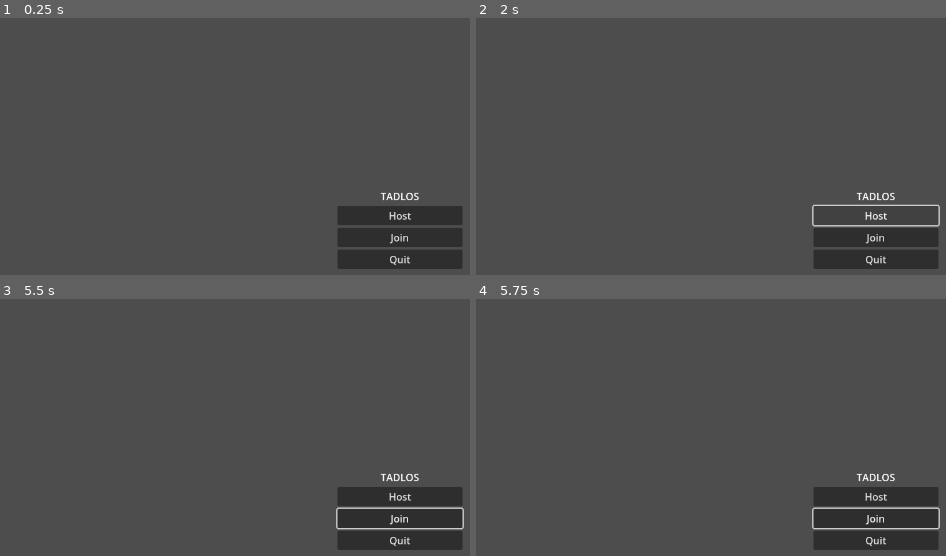
Above: before the commit, frames 1-4 (two rows, left to right).
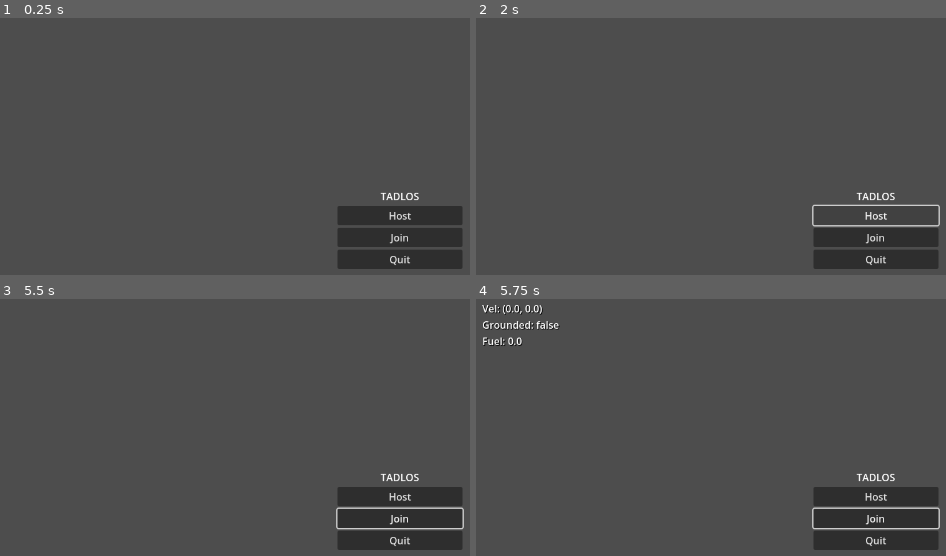
Above: after the commit, the same moments.

Repository: kfiggins/tadlos
Game: Godot game, scene res://scenes/Main.tscn
Same seed, same stepped clock (60 frames per second), same inputs: the game is played once before the commit and once after it.
Inputs (mouse positions are in pixels of both pictures, inside the frame that each line leads up to):
- Up to frame 1 (0.25 s): no input
- Up to frame 2 (2 s): tap Enter at 0.5 s; move the mouse to (outside the picture) at 0.52 s; hold D (move_right, bound only after the commit) 0.53-1.25 s; hold Shift (jetpack, bound only after the commit) 0.53-1.25 s; tap Ctrl (dive, bound only after the commit) at 0.6 s; tap Space (jump, bound only after the commit) at 0.77, 1.07 s; click "Host" at 1.25 s
- Up to frame 3 (5.5 s): click "Join" at 2 s; move the mouse to (239, 543) at 2.77 s; hold D (move_right, bound only after the commit) 2.78-3.53 s; tap Shift (jetpack, bound only after the commit) at 2.85, 4.35 s; tap Ctrl (dive, bound only after the commit) at 3.05, 3.6, 4.55, 5.1 s; move the mouse to (outside the picture) at 3.52 s; hold A (move_left, bound only after the commit) 3.53-4.28 s; hold Shift (jetpack, bound only after the commit) 3.53-4.28 s; move the mouse to (outside the picture) at 4.27 s; hold D (move_right, bound only after the commit) from 4.28 s (still down); move the mouse to (outside the picture) at 5.02 s; hold Shift (jetpack, bound only after the commit) from 5.03 s (still down)
- Up to frame 4 (5.75 s): keep holding D (move_right, bound only after the commit); keep holding Shift (jetpack, bound only after the commit); tap F1 (debug_toggle, bound only after the commit) at 5.65 s

Frames 1-3 are identical in both runs. In frame 4, 0.7% of the frame differs, in the area x 1-18%, y 2-19%.

Commit message:
Phase 1: local movement prototype with player controller and tests
Add CharacterBody2D player with run, jump, jetpack, and dive mechanics.
Movement math is a pure static function (calculate_velocity) for future
server/prediction reuse. Includes F1 debug overlay, input mappings,
test map with platforms, and 19 new movement/jetpack tests (44 total).

Co-Authored-By: Claude Opus 4.6 <noreply@anthropic.com>

Diff:
--- a/project.godot
+++ b/project.godot
@@ -20,6 +20,48 @@
 window/size/viewport_width=1280
 window/size/viewport_height=720
 
+[input]
+
+move_left={
+"deadzone": 0.5,
+"events": [Object(InputEventKey,"resource_local_to_scene":false,"resource_name":"","device":-1,"window_id":0,"alt_pressed":false,"shift_pressed":false,"ctrl_pressed":false,"meta_pressed":false,"pressed":false,"keycode":0,"physical_keycode":65,"key_label":0,"unicode":97,"location":0,"echo":false,"script":null)
+, Object(InputEventKey,"resource_local_to_scene":false,"resource_name":"","device":-1,"window_id":0,"alt_pressed":false,"shift_pressed":false,"ctrl_pressed":false,"meta_pressed":false,"pressed":false,"keycode":0,"physical_keycode":4194319,"key_label":0,"unicode":0,"location":0,"echo":false,"script":null)
+]
+}
+move_right={
+"deadzone": 0.5,
+"events": [Object(InputEventKey,"resource_local_to_scene":false,"resource_name":"","device":-1,"window_id":0,"alt_pressed":false,"shift_pressed":false,"ctrl_pressed":false,"meta_pressed":false,"pressed":false,"keycode":0,"physical_keycode":68,"key_label":0,"unicode":100,"location":0,"echo":false,"script":null)
+, Object(InputEventKey,"resource_local_to_scene":false,"resource_name":"","device":-1,"window_id":0,"alt_pressed":false,"shift_pressed":false,"ctrl_pressed":false,"meta_pressed":false,"pressed":false,"keycode":0,"physical_keycode":4194321,"key_label":0,"unicode":0,"location":0,"echo":false,"script":null)
+]
+}
+jump={
+"deadzone": 0.5,
+"events": [Object(InputEventKey,"resource_local_to_scene":false,"resource_name":"","device":-1,"window_id":0,"alt_pressed":false,"shift_pressed":false,"ctrl_pressed":false,"meta_pressed":false,"pressed":false,"keycode":0,"physical_keycode":32,"key_label":0,"unicode":32,"location":0,"echo":false,"script":null)
+, Object(InputEventKey,"resource_local_to_scene":false,"resource_name":"","device":-1,"window_id":0,"alt_pressed":false,"shift_pressed":false,"ctrl_pressed":false,"meta_pressed":false,"pressed":false,"keycode":0,"physical_keycode":87,"key_label":0,"unicode":119,"location":0,"echo":false,"script":null)
+, Object(InputEventKey,"resource_local_to_scene":false,"resource_name":"","device":-1,"window_id":0,"alt_pressed":false,"shift_pressed":false,"ctrl_pressed":false,"meta_pressed":false,"pressed":false,"keycode":0,"physical_keycode":4194320,"key_label":0,"unicode":0,"location":0,"echo":false,"script":null)
+]
+}
+jetpack={
+"deadzone": 0.5,
+"events": [Object(InputEventKey,"resource_local_to_scene":false,"resource_name":"","device":-1,"window_id":0,"alt_pressed":false,"shift_pressed":false,"ctrl_pressed":false,"meta_pressed":false,"pressed":false,"keycode":0,"physical_keycode":4194325,"key_label":0,"unicode":0,"location":0,"echo":false,"script":null)
+]
+}
+dive={
+"deadzone": 0.5,
+"events": [Object(InputEventKey,"resource_local_to_scene":false,"resource_name":"","device":-1,"window_id":0,"alt_pressed":false,"shift_pressed":false,"ctrl_pressed":false,"meta_pressed":false,"pressed":false,"keycode":0,"physical_keycode":4194326,"key_label":0,"unicode":0,"location":0,"echo":false,"script":null)
+]
+}
+fire={
+"deadzone": 0.5,
+"events": [Object(InputEventMouseButton,"resource_local_to_scene":false,"resource_name":"","device":-1,"window_id":0,"alt_pressed":false,"shift_pressed":false,"ctrl_pressed":false,"meta_pressed":false,"button_mask":1,"position":Vector2(0, 0),"global_position":Vector2(0, 0),"factor":1.0,"button_index":1,"canceled":false,"pressed":true,"double_click":false,"script":null)
+]
+}
+debug_toggle={
+"deadzone": 0.5,
+"events": [Object(InputEventKey,"resource_local_to_scene":false,"resource_name":"","device":-1,"window_id":0,"alt_pressed":false,"shift_pressed":false,"ctrl_pressed":false,"meta_pressed":false,"pressed":false,"keycode":0,"physical_keycode":4194332,"key_label":0,"unicode":0,"location":0,"echo":false,"script":null)
+]
+}
+
 [rendering]
 
 renderer/rendering_method="gl_compatibility"
--- /dev/null
+++ b/scenes/MovementTestMap.tscn
@@ -0,0 +1,78 @@
+[gd_scene load_steps=3 format=3 uid="uid://dmtm1a2b3c4d5"]
+
+[ext_resource type="PackedScene" uid="uid://dpl1a2b3c4d5" path="res://scenes/Player.tscn" id="1_player"]
+
+[sub_resource type="RectangleShape2D" id="RectangleShape2D_floor"]
+size = Vector2(2000, 32)
+
+[node name="MovementTestMap" type="Node2D"]
+
+[node name="Player" parent="." instance=ExtResource("1_player")]
+position = Vector2(400, 280)
+
+[node name="Floor" type="StaticBody2D" parent="."]
+position = Vector2(600, 320)
+
+[node name="FloorShape" type="CollisionShape2D" parent="Floor"]
+shape = SubResource("RectangleShape2D_floor")
+
+[node name="FloorVisual" type="ColorRect" parent="Floor"]
+offset_left = -1000.0
+offset_top = -16.0
+offset_right = 1000.0
+offset_bottom = 16.0
+color = Color(0.4, 0.4, 0.4, 1)
+
+[node name="Platform1" type="StaticBody2D" parent="."]
+position = Vector2(200, 200)
+
+[node name="PlatShape" type="CollisionShape2D" parent="Platform1"]
+shape = SubResource("RectangleShape2D_floor")
+
+[node name="PlatVisual" type="ColorRect" parent="Platform1"]
+offset_left = -100.0
+offset_top = -8.0
+offset_right = 100.0
+offset_bottom = 8.0
+color = Color(0.5, 0.35, 0.2, 1)
+
+[node name="Platform2" type="StaticBody2D" parent="."]
+position = Vector2(700, 120)
+
+[node name="PlatShape" type="CollisionShape2D" parent="Platform2"]
+shape = SubResource("RectangleShape2D_floor")
+
+[node name="PlatVisual" type="ColorRect" parent="Platform2"]
+offset_left = -120.0
+offset_top = -8.0
+offset_right = 120.0
+offset_bottom = 8.0
+color = Color(0.5, 0.35, 0.2, 1)
+
+[node name="WallLeft" type="StaticBody2D" parent="."]
+position = Vector2(-400, 160)
+
+[node name="WallShape" type="CollisionShape2D" parent="WallLeft"]
+shape = SubResource("RectangleShape2D_floor")
+rotation = 1.5708
+
+[node name="WallVisual" type="ColorRect" parent="WallLeft"]
+offset_left = -16.0
+offset_top = -200.0
+offset_right = 16.0
+offset_bottom = 200.0
+color = Color(0.3, 0.3, 0.3, 1)
+
+[node name="WallRight" type="StaticBody2D" parent="."]
+position = Vector2(1600, 160)
+
+[node name="WallShape" type="CollisionShape2D" parent="WallRight"]
+shape = SubResource("RectangleShape2D_floor")
+rotation = 1.5708
+
+[node name="WallVisual" type="ColorRect" parent="WallRight"]
+offset_left = -16.0
+offset_top = -200.0
+offset_right = 16.0
+offset_bottom = 200.0
+color = Color(0.3, 0.3, 0.3, 1)
--- /dev/null
+++ b/scenes/Player.tscn
@@ -0,0 +1,16 @@
+[gd_scene load_steps=3 format=3 uid="uid://dpl1a2b3c4d5"]
+
+[ext_resource type="Script" path="res://scripts/player/PlayerController.gd" id="1_player"]
+
+[sub_resource type="RectangleShape2D" id="RectangleShape2D_col"]
+size = Vector2(24, 48)
+
+[node name="Player" type="CharacterBody2D"]
+script = ExtResource("1_player")
+
+[node name="CollisionShape2D" type="CollisionShape2D" parent="."]
+shape = SubResource("RectangleShape2D_col")
+
+[node name="Sprite2D" type="Sprite2D" parent="."]
+
+[node name="Camera2D" type="Camera2D" parent="."]
--- a/scripts/Debug.gd
+++ b/scripts/Debug.gd
@@ -1,15 +1,66 @@
 extends Node
 
-## Debug logging helper with category-based toggles.
+## Debug logging helper with category-based toggles and F1 overlay.
 ## Registered as an autoload so any script can call Debug.log(...).
 
-# Future feature toggles (used in later phases)
+# Feature toggles
 var draw_hitboxes: bool = false
 var show_ping: bool = false
 var show_velocity: bool = false
 
+# Overlay state
+var _overlay_visible: bool = false
+var _overlay_label: Label = null
+
 # Category enable/disable map
 var _enabled_categories: Dictionary = {}
+
+# Overlay data (set by PlayerController each frame)
+var _overlay_data: Dictionary = {}
+
+
+func _ready() -> void:
+	_create_overlay()
+
+
+func _input(event: InputEvent) -> void:
+	if event.is_action_pressed("debug_toggle"):
+		_overlay_visible = not _overlay_visible
+		_overlay_label.visible = _overlay_visible
+
+
+func _process(_delta: float) -> void:
+	if _overlay_visible and _overlay_label != null:
+		_update_overlay_text()
+
+
+func _create_overlay() -> void:
+	var canvas := CanvasLayer.new()
+	canvas.layer = 100
+	add_child(canvas)
+
+	_overlay_label = Label.new()
+	_overlay_label.position = Vector2(10, 10)
+	_overlay_label.visible = false
+	_overlay_label.add_theme_color_override("font_color", Color.WHITE)
+	_overlay_label.add_theme_color_override("font_shadow_color", Color.BLACK)
+	_overlay_label.add_theme_constant_override("shadow_offset_x", 1)
+	_overlay_label.add_theme_constant_override("shadow_offset_y", 1)
+	canvas.add_child(_overlay_label)
+
+
+func _update_overlay_text() -> void:
+	var vel: Vector2 = _overlay_data.get("velocity", Vector2.ZERO)
+	var grounded: bool = _overlay_data.get("grounded", false)
+	var fuel: float = _overlay_data.get("fuel", 0.0)
+
+	_overlay_label.text = "Vel: (%.1f, %.1f)\nGrounded: %s\nFuel: %.1f" % [
+		vel.x, vel.y, str(grounded), fuel
+	]
+
+
+func set_overlay_data(data: Dictionary) -> void:
+	_overlay_data = data
 
 
 func enable_category(category: String) -> void:
--- a/scripts/TestRunner.gd
+++ b/scripts/TestRunner.gd
@@ -6,6 +6,8 @@
 var _test_scenes: Array[String] = [
 	"res://tests/test_asserts.tscn",
 	"res://tests/test_scene_loads.tscn",
+	"res://tests/test_movement_basic.tscn",
+	"res://tests/test_jetpack_fuel.tscn",
 ]
 
 var _total_passed: int = 0
--- /dev/null
+++ b/scripts/player/MovementTuning.gd
@@ -0,0 +1,16 @@
+class_name MovementTuning
+
+## All tunable movement constants. No magic numbers in the controller.
+
+const MAX_SPEED := 300.0
+const GROUND_ACCEL := 1500.0
+const AIR_ACCEL := 800.0
+const JUMP_VELOCITY := -400.0
+const GRAVITY := 980.0
+const GROUND_FRICTION := 0.85
+const AIR_FRICTION := 0.95
+const JETPACK_FORCE := -600.0
+const JETPACK_MAX_FUEL := 100.0
+const JETPACK_BURN_RATE := 50.0
+const JETPACK_RECHARGE_RATE := 25.0
+const DIVE_IMPULSE := 500.0
--- /dev/null
+++ b/scripts/player/PlayerController.gd
@@ -0,0 +1,127 @@
+class_name PlayerController
+extends CharacterBody2D
+
+## Player controller — handles input sampling, movement simulation, and facing.
+## Movement math is in calculate_velocity() so it can be reused by server/prediction.
+
+var fuel: float = MovementTuning.JETPACK_MAX_FUEL
+var aim_angle: float = 0.0
+var _facing_right: bool = true
+
+
+func _physics_process(delta: float) -> void:
+	var input := sample_input()
+	var state := _build_state()
+	var result := calculate_velocity(state, input, delta)
+
+	# Apply the computed velocity
+	velocity = result.velocity
+	fuel = result.fuel
+
+	# Collision resolution via Godot
+	move_and_slide()
+
+	# Update facing direction based on aim
+	_update_facing(input.aim_angle)
+
+	# Push data to debug overlay
+	Debug.set_overlay_data({
+		"velocity": velocity,
+		"grounded": is_on_floor(),
+		"fuel": fuel,
+	})
+
+
+## Reads current input actions and mouse aim. Separated from simulation.
+func sample_input() -> Dictionary:
+	var move_dir := 0.0
+	if Input.is_action_pressed("move_right"):
+		move_dir += 1.0
+	if Input.is_action_pressed("move_left"):
+		move_dir -= 1.0
+
+	var mouse_pos := get_global_mouse_position()
+	aim_angle = global_position.angle_to_point(mouse_pos)
+
+	return {
+		"move_dir": move_dir,
+		"jump": Input.is_action_just_pressed("jump"),
+		"jetpack": Input.is_action_pressed("jetpack"),
+		"dive": Input.is_action_just_pressed("dive"),
+		"aim_angle": aim_angle,
+	}
+
+
+## Build state dict from current player state.
+func _build_state() -> Dictionary:
+	return {
+		"velocity": velocity,
+		"grounded": is_on_floor(),
+		"fuel": fuel,
+	}
+
+
+## Pure movement calculation. Given state + input + delta, returns new velocity and fuel.
+## Collision resolution happens separately via move_and_slide().
+static func calculate_velocity(state: Dictionary, input: Dictionary, delta: float) -> Dictionary:
+	var vel: Vector2 = state.velocity
+	var grounded: bool = state.grounded
+	var cur_fuel: float = state.fuel
+
+	var move_dir: float = input.move_dir
+	var wants_jump: bool = input.jump
+	var wants_jetpack: bool = input.jetpack
+	var wants_dive: bool = input.dive
+
+	# --- Horizontal movement ---
+	var accel := MovementTuning.GROUND_ACCEL if grounded else MovementTuning.AIR_ACCEL
+	if move_dir != 0.0:
+		vel.x += move_dir * accel * delta
+		vel.x = clampf(vel.x, -MovementTuning.MAX_SPEED, MovementTuning.MAX_SPEED)
+	else:
+		# Apply friction when no input
+		var friction := MovementTuning.GROUND_FRICTION if grounded else MovementTuning.AIR_FRICTION
+		vel.x *= friction
+
+	# --- Gravity ---
+	if not grounded:
+		vel.y += MovementTuning.GRAVITY * delta
+
+	# --- Jump ---
+	if wants_jump and grounded:
+		vel.y = MovementTuning.JUMP_VELOCITY
+
+	# --- Jetpack ---
+	if wants_jetpack and cur_fuel > 0.0:
+		vel.y += MovementTuning.JETPACK_FORCE * delta
+		cur_fuel -= MovementTuning.JETPACK_BURN_RATE * delta
+		cur_fuel = maxf(cur_fuel, 0.0)
+	elif grounded and not wants_jetpack:
+		# Recharge fuel on ground when not using jetpack
+		cur_fuel += MovementTuning.JETPACK_RECHARGE_RATE * delta
+		cur_fuel = minf(cur_fuel, MovementTuning.JETPACK_MAX_FUEL)
+
+	# --- Dive / roll ---
+	if wants_dive:
+		if move_dir != 0.0:
+			vel.x += move_dir * MovementTuning.DIVE_IMPULSE
+		elif vel.x > 0.0:
+			vel.x += MovementTuning.DIVE_IMPULSE
+		else:
+			vel.x -= MovementTuning.DIVE_IMPULSE
+
+	return {
+		"velocity": vel,
+		"fuel": cur_fuel,
+	}
+
+
+func _update_facing(angle: float) -> void:
+	# Aim angle from angle_to_point: 0 = right, PI/-PI = left
+	# Mouse to the right of player means cos(angle) < 0 (angle_to_point convention)
+	# Actually, angle_to_point gives angle FROM self TO target, so:
+	#   mouse right of player → angle is between -PI/2 and PI/2
+	var should_face_right := cos(angle) < 0.0
+	if should_face_right != _facing_right:
+		_facing_right = should_face_right
+		$Sprite2D.flip_h = not _facing_right
--- /dev/null
+++ b/tests/test_jetpack_fuel.gd
@@ -0,0 +1,80 @@
+extends Node
+
+## Tests for jetpack fuel consumption and recharging.
+
+const DELTA := 1.0 / 60.0
+
+
+func run_tests() -> void:
+	_test_initial_fuel_is_max()
+	_test_jetpack_consumes_fuel()
+	_test_jetpack_provides_upward_thrust()
+	_test_jetpack_stops_at_zero_fuel()
+	_test_fuel_recharges_on_ground()
+	_test_fuel_does_not_recharge_in_air()
+	_test_fuel_capped_at_max()
+
+
+func _make_state(vel := Vector2.ZERO, grounded := true, cur_fuel := MovementTuning.JETPACK_MAX_FUEL) -> Dictionary:
+	return {"velocity": vel, "grounded": grounded, "fuel": cur_fuel}
+
+
+func _make_input(move_dir := 0.0, jump := false, jetpack := false, dive := false, aim := 0.0) -> Dictionary:
+	return {"move_dir": move_dir, "jump": jump, "jetpack": jetpack, "dive": dive, "aim_angle": aim}
+
+
+func _test_initial_fuel_is_max() -> void:
+	var state := _make_state()
+	Assert.assert_eq(state.fuel, MovementTuning.JETPACK_MAX_FUEL, "Initial fuel is max")
+
+
+func _test_jetpack_consumes_fuel() -> void:
+	var state := _make_state(Vector2.ZERO, false)
+	var input := _make_input(0.0, false, true)
+	var result := PlayerController.calculate_velocity(state, input, DELTA)
+	Assert.assert_lt(result.fuel, MovementTuning.JETPACK_MAX_FUEL, "Jetpack use decreases fuel")
+
+
+func _test_jetpack_provides_upward_thrust() -> void:
+	var state := _make_state(Vector2.ZERO, false)
+	var input := _make_input(0.0, false, true)
+	var result := PlayerController.calculate_velocity(state, input, DELTA)
+	# Gravity pulls down, jetpack pushes up — net should be negative if jetpack is strong enough
+	var gravity_only_state := _make_state(Vector2.ZERO, false)
+	var gravity_only_input := _make_input()
+	var gravity_result := PlayerController.calculate_velocity(gravity_only_state, gravity_only_input, DELTA)
+	Assert.assert_lt(result.velocity.y, gravity_result.velocity.y, "Jetpack thrust counters gravity")
+
+
+func _test_jetpack_stops_at_zero_fuel() -> void:
+	var state := _make_state(Vector2.ZERO, false, 0.0)
+	var input := _make_input(0.0, false, true)
+	var result := PlayerController.calculate_velocity(state, input, DELTA)
+	# With 0 fuel, jetpack should not fire — only gravity applies
+	var no_jetpack_result := PlayerController.calculate_velocity(state, _make_input(), DELTA)
+	Assert.assert_eq(result.velocity.y, no_jetpack_result.velocity.y, "No jetpack thrust at zero fuel")
+	Assert.assert_eq(result.fuel, 0.0, "Fuel stays at zero")
+
+
+func _test_fuel_recharges_on_ground() -> void:
+	var low_fuel := 50.0
+	var state := _make_state(Vector2.ZERO, true, low_fuel)
+	var input := _make_input()  # no jetpack pressed
+	var result := PlayerController.calculate_velocity(state, input, DELTA)
+	Assert.assert_gt(result.fuel, low_fuel, "Fuel recharges on ground")
+
+
+func _test_fuel_does_not_recharge_in_air() -> void:
+	var low_fuel := 50.0
+	var state := _make_state(Vector2.ZERO, false, low_fuel)
+	var input := _make_input()  # no jetpack pressed, in air
+	var result := PlayerController.calculate_velocity(state, input, DELTA)
+	Assert.assert_eq(result.fuel, low_fuel, "Fuel does not recharge in air")
+
+
+func _test_fuel_capped_at_max() -> void:
+	# Fuel at max, on ground, not using jetpack — should not exceed max
+	var state := _make_state(Vector2.ZERO, true, MovementTuning.JETPACK_MAX_FUEL)
+	var input := _make_input()
+	var result := PlayerController.calculate_velocity(state, input, DELTA)
+	Assert.assert_true(result.fuel <= MovementTuning.JETPACK_MAX_FUEL, "Fuel capped at max")
--- /dev/null
+++ b/tests/test_jetpack_fuel.tscn
@@ -0,0 +1,6 @@
+[gd_scene load_steps=2 format=3 uid="uid://bjf1a2b3c4d5"]
+
+[ext_resource type="Script" path="res://tests/test_jetpack_fuel.gd" id="1_test"]
+
+[node name="TestJetpackFuel" type="Node"]
+script = ExtResource("1_test")
--- /dev/null
+++ b/tests/test_movement_basic.gd
@@ -0,0 +1,94 @@
+extends Node
+
+## Tests for basic movement via the pure calculate_velocity() function.
+
+const DELTA := 1.0 / 60.0
+
+
+func run_tests() -> void:
+	_test_right_movement_accelerates()
+	_test_left_movement_accelerates()
+	_test_velocity_clamped_to_max()
+	_test_ground_friction_decelerates()
+	_test_gravity_applied_in_air()
+	_test_no_gravity_on_ground()
+	_test_jump_sets_negative_y_velocity()
+	_test_jump_only_when_grounded()
+	_test_air_accel_less_than_ground()
+
+
+func _make_state(vel := Vector2.ZERO, grounded := true, cur_fuel := MovementTuning.JETPACK_MAX_FUEL) -> Dictionary:
+	return {"velocity": vel, "grounded": grounded, "fuel": cur_fuel}
+
+
+func _make_input(move_dir := 0.0, jump := false, jetpack := false, dive := false, aim := 0.0) -> Dictionary:
+	return {"move_dir": move_dir, "jump": jump, "jetpack": jetpack, "dive": dive, "aim_angle": aim}
+
+
+func _test_right_movement_accelerates() -> void:
+	var state := _make_state()
+	var input := _make_input(1.0)
+	var result := PlayerController.calculate_velocity(state, input, DELTA)
+	Assert.assert_gt(result.velocity.x, 0.0, "Moving right produces positive x velocity")
+
+
+func _test_left_movement_accelerates() -> void:
+	var state := _make_state()
+	var input := _make_input(-1.0)
+	var result := PlayerController.calculate_velocity(state, input, DELTA)
+	Assert.assert_lt(result.velocity.x, 0.0, "Moving left produces negative x velocity")
+
+
+func _test_velocity_clamped_to_max() -> void:
+	# Start at max speed and try to accelerate more
+	var state := _make_state(Vector2(MovementTuning.MAX_SPEED, 0))
+	var input := _make_input(1.0)
+	var result := PlayerController.calculate_velocity(state, input, DELTA)
+	Assert.assert_true(result.velocity.x <= MovementTuning.MAX_SPEED, "Velocity clamped to MAX_SPEED")
+
+
+func _test_ground_friction_decelerates() -> void:
+	var state := _make_state(Vector2(200.0, 0))
+	var input := _make_input()  # no movement input
+	var result := PlayerController.calculate_velocity(state, input, DELTA)
+	Assert.assert_lt(result.velocity.x, 200.0, "Ground friction reduces velocity")
+	Assert.assert_gt(result.velocity.x, 0.0, "Friction doesn't reverse direction")
+
+
+func _test_gravity_applied_in_air() -> void:
+	var state := _make_state(Vector2.ZERO, false)
+	var input := _make_input()
+	var result := PlayerController.calculate_velocity(state, input, DELTA)
+	Assert.assert_gt(result.velocity.y, 0.0, "Gravity increases y velocity in air")
+
+
+func _test_no_gravity_on_ground() -> void:
+	var state := _make_state(Vector2.ZERO, true)
+	var input := _make_input()
+	var result := PlayerController.calculate_velocity(state, input, DELTA)
+	Assert.assert_eq(result.velocity.y, 0.0, "No gravity applied on ground")
+
+
+func _test_jump_sets_negative_y_velocity() -> void:
+	var state := _make_state()
+	var input := _make_input(0.0, true)
+	var result := PlayerController.calculate_velocity(state, input, DELTA)
+	Assert.assert_lt(result.velocity.y, 0.0, "Jump produces negative y velocity (upward)")
+	Assert.assert_eq(result.velocity.y, MovementTuning.JUMP_VELOCITY, "Jump velocity matches constant")
+
+
+func _test_jump_only_when_grounded() -> void:
+	var state := _make_state(Vector2.ZERO, false)
+	var input := _make_input(0.0, true)
+	var result := PlayerController.calculate_velocity(state, input, DELTA)
+	# In air, gravity is applied but jump should not trigger
+	Assert.assert_gt(result.velocity.y, 0.0, "Cannot jump in air — gravity pulls down")
+
+
+func _test_air_accel_less_than_ground() -> void:
+	var state_ground := _make_state(Vector2.ZERO, true)
+	var state_air := _make_state(Vector2.ZERO, false)
+	var input := _make_input(1.0)
+	var result_ground := PlayerController.calculate_velocity(state_ground, input, DELTA)
+	var result_air := PlayerController.calculate_velocity(state_air, input, DELTA)
+	Assert.assert_gt(result_ground.velocity.x, result_air.velocity.x, "Ground accel > air accel")
--- /dev/null
+++ b/tests/test_movement_basic.tscn
@@ -0,0 +1,6 @@
+[gd_scene load_steps=2 format=3 uid="uid://btmb1a2b3c4d5"]
+
+[ext_resource type="Script" path="res://tests/test_movement_basic.gd" id="1_test"]
+
+[node name="TestMovementBasic" type="Node"]
+script = ExtResource("1_test")
Not shown, changed: CLAUDE.md
